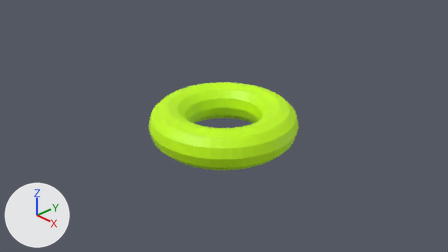
Before and after pictures for a commit that changed the Blender file site/assets/doughnut.blend.
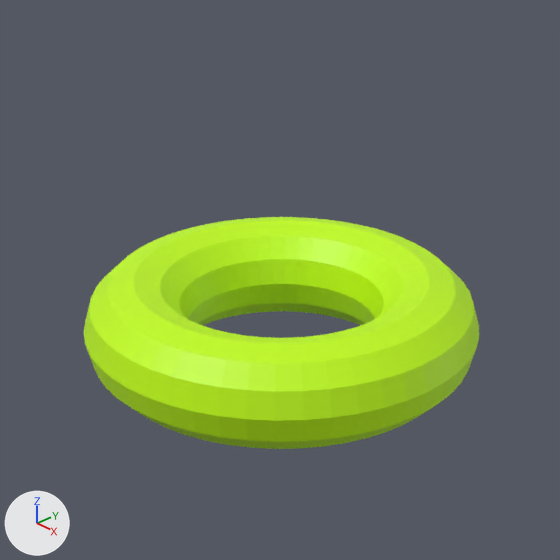
There are two pictures of each version: one from the file's camera 'Camera', one close up on the part from 26% to 73% of the width and 0% to 84% of the height. Every picture has the same lights, and +X, +Y and +Z are marked at lower left. The first two pictures are the older version.
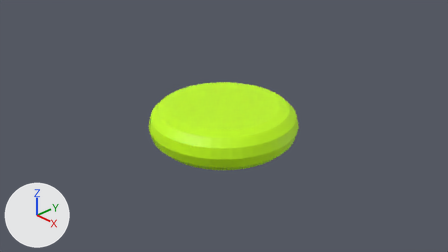
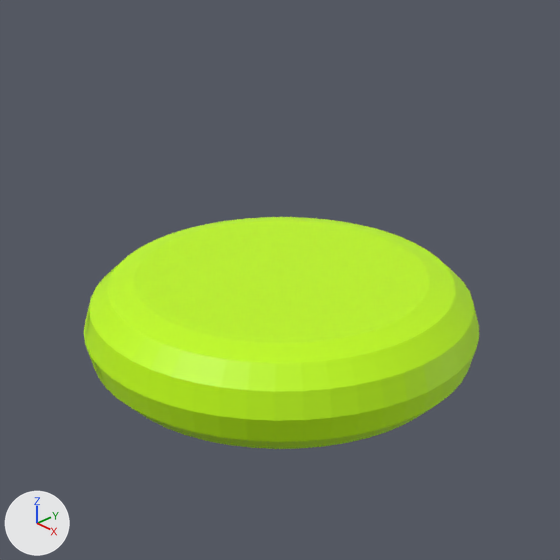
Edits to the bpy script that builds the scene:
```text
Change me_torus:
    used by ob_torus; location = (0.0, 0.0, 0.0)
    remove me_torus.from_pydata(...)  # 576 vertices, 576 faces; spans x -1.35..1.35, y -1.35..1.35, z -0.35..0.35
    add me_torus.from_pydata(...)  # 504 vertices, 565 faces; spans x -1.35..1.35, y -1.35..1.35, z -0.35..0.35
    me_torus part 1
    72 vertices are removed from x -0.82..0.5, y -0.82..0.82, z -0.17..0.3
    124 faces are deleted
    113 new faces join them
```

Boxes [x1, y1, x2, y2] around the edits, measured in the close-ups (560 x 560 px; the box of a moved part takes in the faces that stretch with it):
part 1 of me_torus, moved or reshaped: before [134, 220, 429, 343]; after [85, 220, 429, 386]
